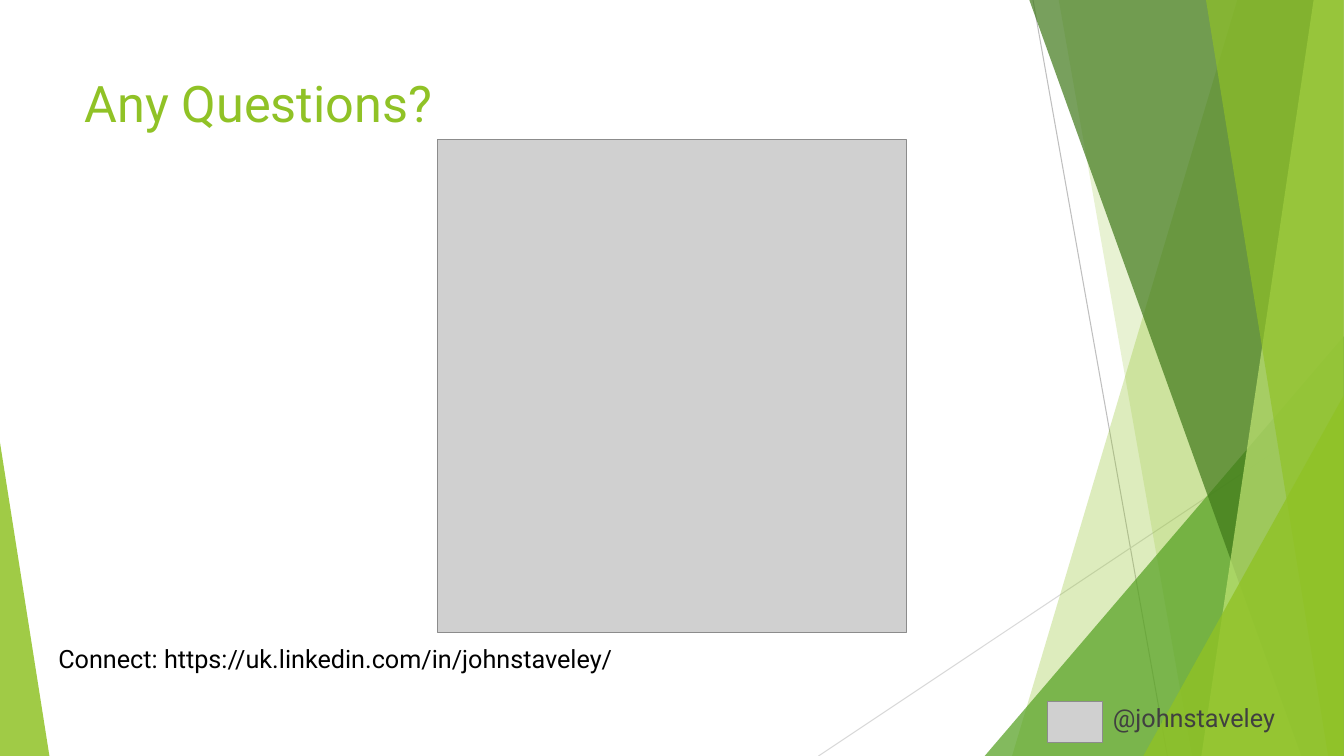
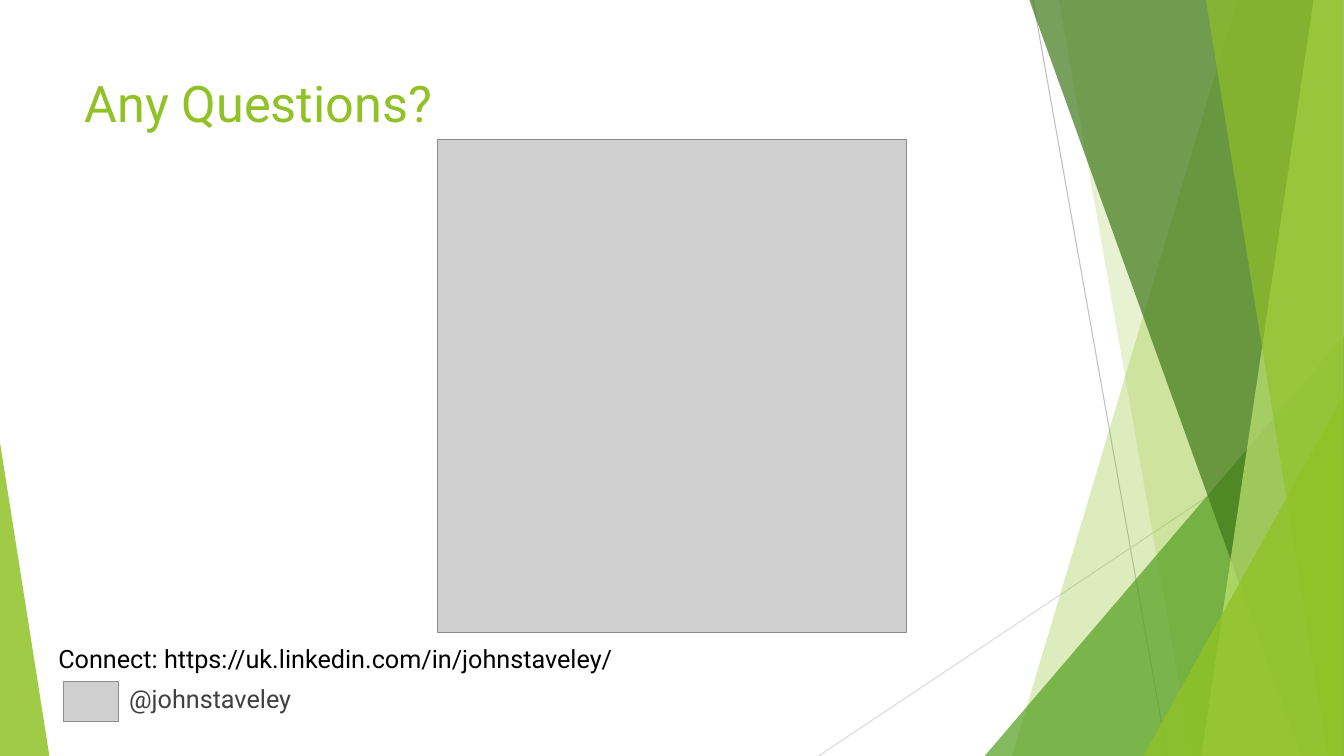
Before and after one commit to johnstaveley/JaaS, a slide deck: slide 16 of JaaS.pptx. Drawn at 1344x756 pixels with LibreOffice and Linux fonts; fonts in the diff are those of the drawing; grey boxes stand for pictures. Boxes give left, top, right and bottom in pixels: in the first picture for what was removed or moved away, otherwise in the second. Text is boxed around its words. In the diff, an @@ line names an element or a change of style, - is before the commit and + after.

```diff
--- a/JaaS.pptx
+++ b/JaaS.pptx
@@ picture: place and size @@
-picture at box(1048, 702, 1103, 742)
+picture at box(64, 682, 119, 722)
@@ text "@johnstaveley": place and size @@
-text "@johnstaveley" at box(1113, 708, 1275, 733)
+text "@johnstaveley" at box(129, 689, 291, 714)
```
Also in this commit, not shown: 1 other slide changed, 2 other files.
